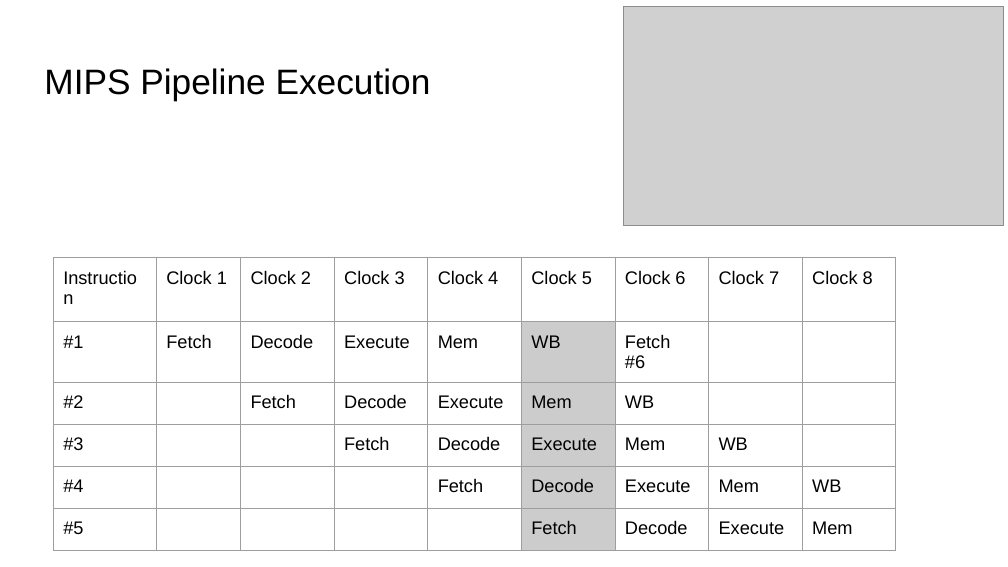
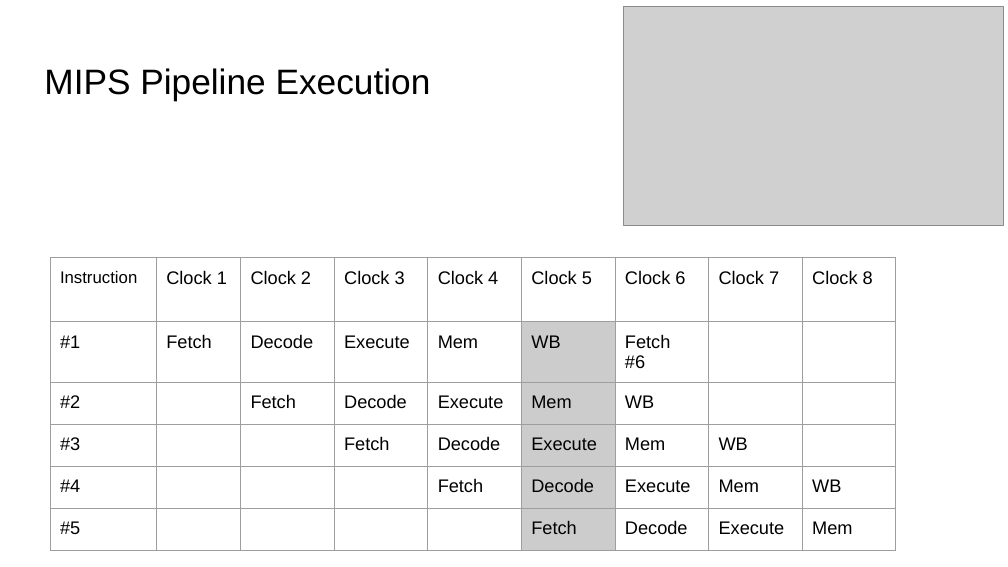
Before and after one commit to COMP122/comp122-s23, a slide deck: slide 6 of models-comp-comm/documents/instruction-set-architecture.pptx. Drawn at 1008x567 pixels with LibreOffice and Linux fonts; fonts in the diff are those of the drawing; grey boxes stand for pictures. Boxes give left, top, right and bottom in pixels: in the first picture for what was removed or moved away, otherwise in the second. Text is boxed around its words. In the diff, an @@ line names an element or a change of style, - is before the commit and + after.

```diff
--- a/models-comp-comm/documents/instruction-set-architecture.pptx
+++ b/models-comp-comm/documents/instruction-set-architecture.pptx
@@ table at box(50, 258, 898, 553) @@
@@ size 13 to 12 pt in "Instruction" @@
```
Also in this commit, not shown: 1 other file.
